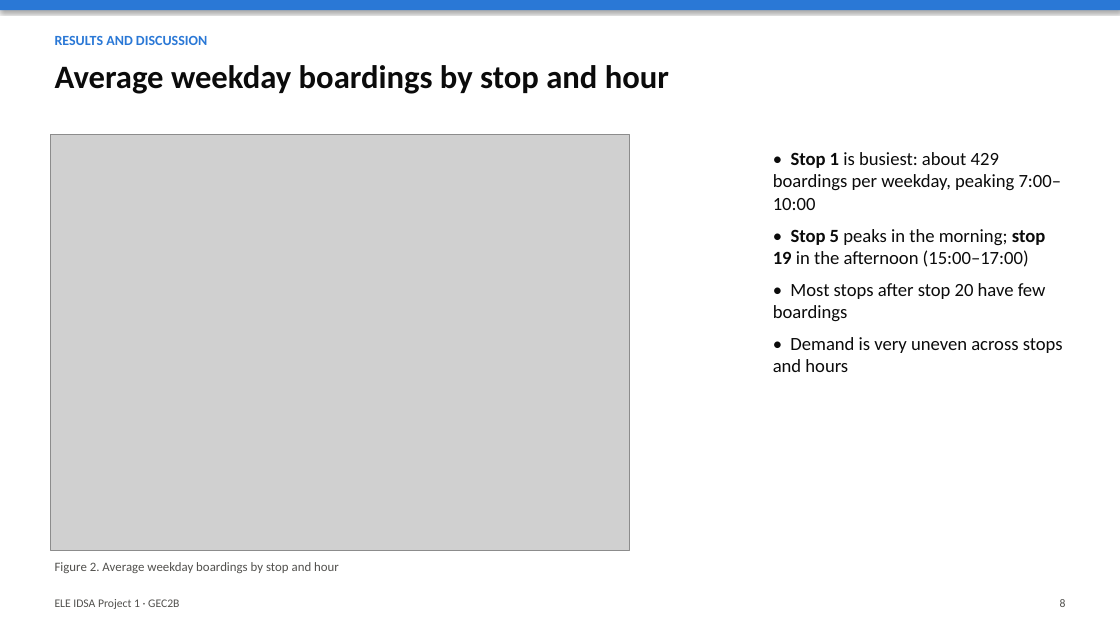
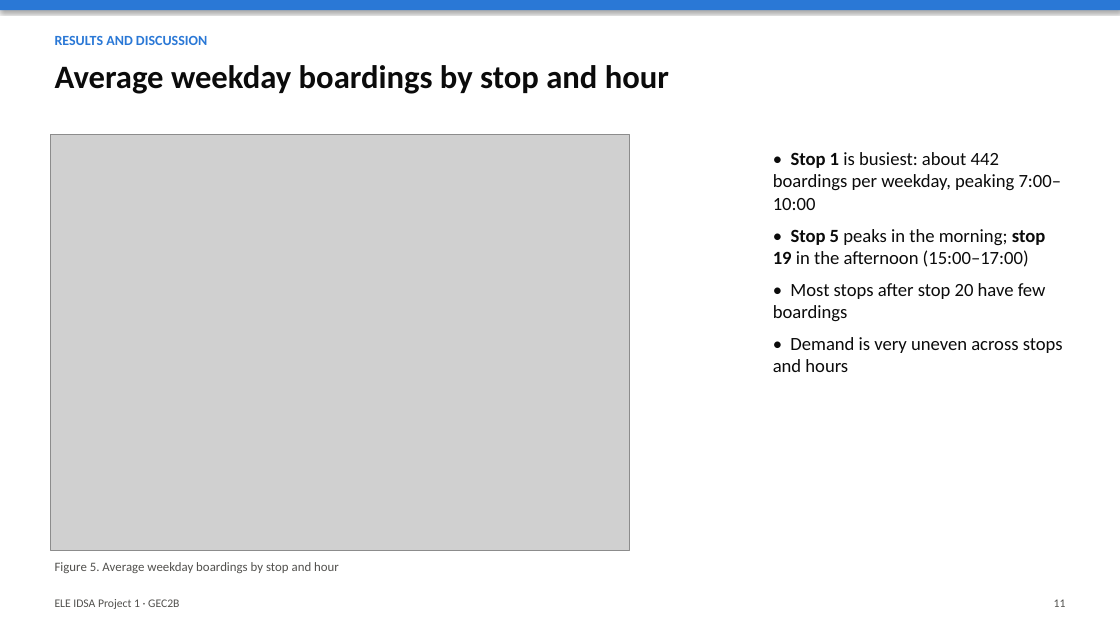
Before and after one commit to RJL-Marquez/ELE-IDSA-PROJECT-1, a slide deck: slide 11 of report/output/ELE_IDSA_Project1_Slides.pptx (slide 8 before the commit). Drawn at 1120x630 pixels with LibreOffice and Linux fonts; fonts in the diff are those of the drawing; grey boxes stand for pictures. Boxes give left, top, right and bottom in pixels: in the first picture for what was removed or moved away, otherwise in the second. Text is boxed around its words. In the diff, an @@ line names an element or a change of style, - is before the commit and + after.

```diff
--- a/report/output/ELE_IDSA_Project1_Slides.pptx
+++ b/report/output/ELE_IDSA_Project1_Slides.pptx
@@ text at (773,152,1062,210): text changed @@
-• Stop 1 is busiest: about 429 boardings per weekday, peaking 7:00–10:00
+• Stop 1 is busiest: about 442 boardings per weekday, peaking 7:00–10:00
@@ text at (55,562,339,573): text changed @@
-Figure 2. Average weekday boardings by stop and hour
+Figure 5. Average weekday boardings by stop and hour
@@ text at (1054,599,1066,607): text changed @@
-8
+11
```
Also in this commit, not shown: 13 other slides changed, 4 slides added, 2 slides removed, 19 other files.
